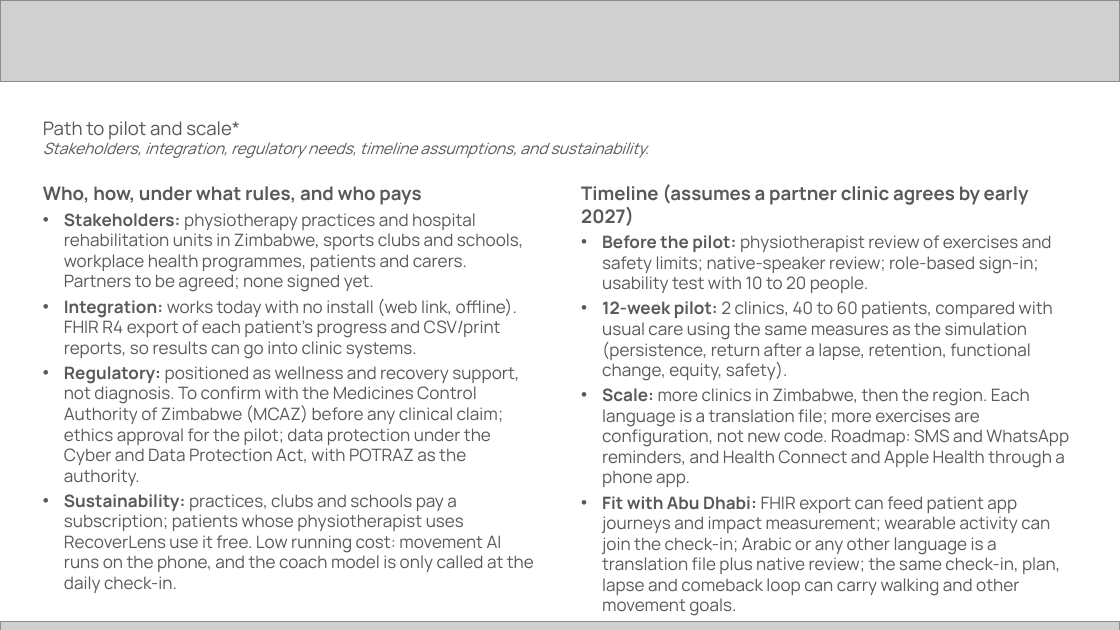
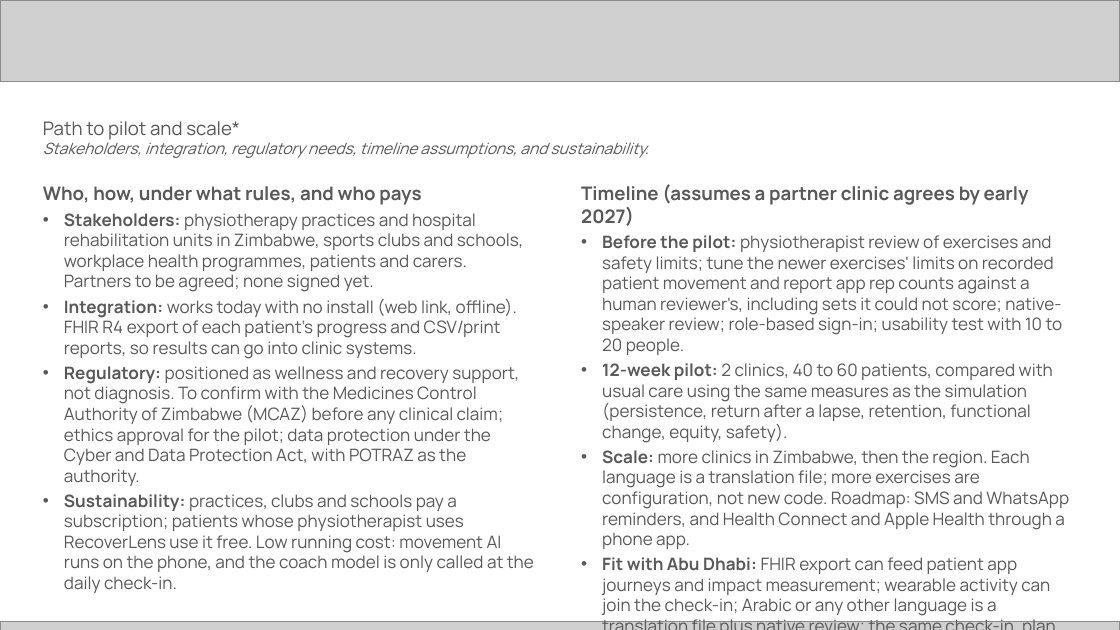
Before and after one commit to harrymakoni-netizen/Recover-Lens-, a slide deck: slide 12 of docs/hack2skill/RecoverLens-Future-Health-submission.pptx. Drawn at 1120x630 pixels with LibreOffice and Linux fonts; fonts in the diff are those of the drawing; grey boxes stand for pictures. Boxes give left, top, right and bottom in pixels: in the first picture for what was removed or moved away, otherwise in the second. Text is boxed around its words. In the diff, an @@ line names an element or a change of style, - is before the commit and + after.

```diff
--- a/docs/hack2skill/RecoverLens-Future-Health-submission.pptx
+++ b/docs/hack2skill/RecoverLens-Future-Health-submission.pptx
@@ text at (x1=602, y1=235, x2=1063, y2=355): text changed @@
-• Before the pilot: physiotherapist review of exercises and safety limits; native-speaker review; role-based sign-in; usability test with 10 to 20 people.
+• Before the pilot: physiotherapist review of exercises and safety limits; tune the newer exercises' limits on recorded patient movement and report app rep counts against a human reviewer's, including sets it could not score; native-speaker review; role-based sign-in; usability test with 10 to 20 people.
```
Also in this commit, not shown: 10 other slides changed, 1 other file.
